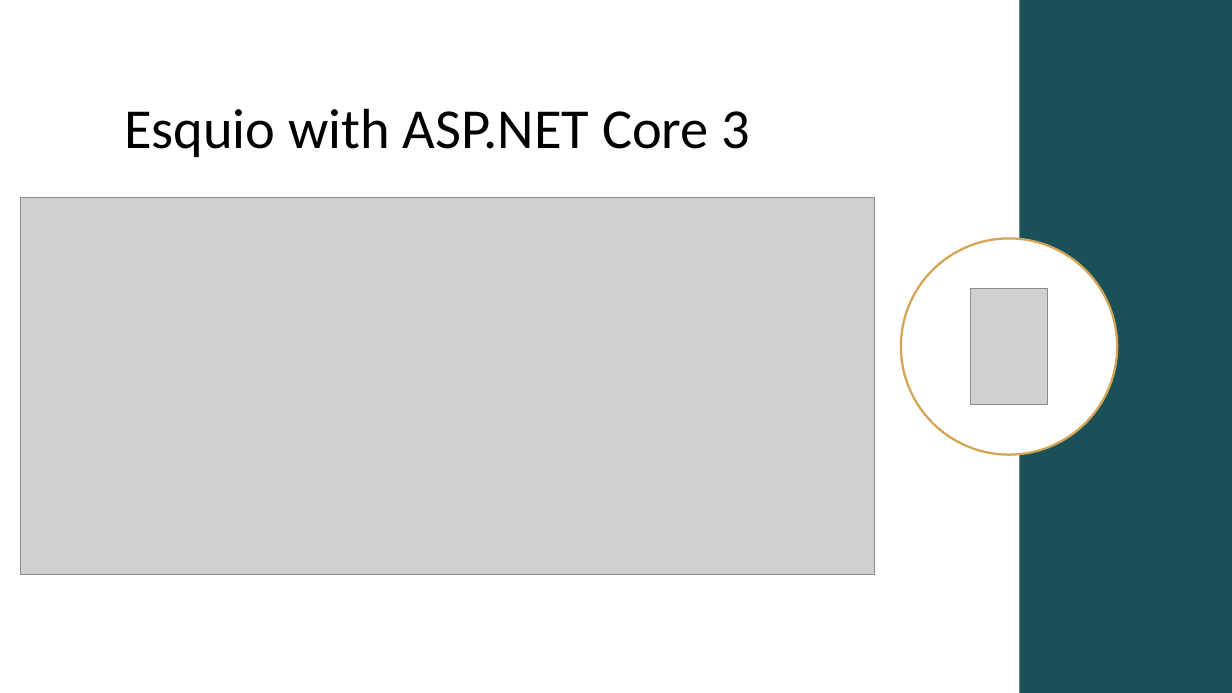
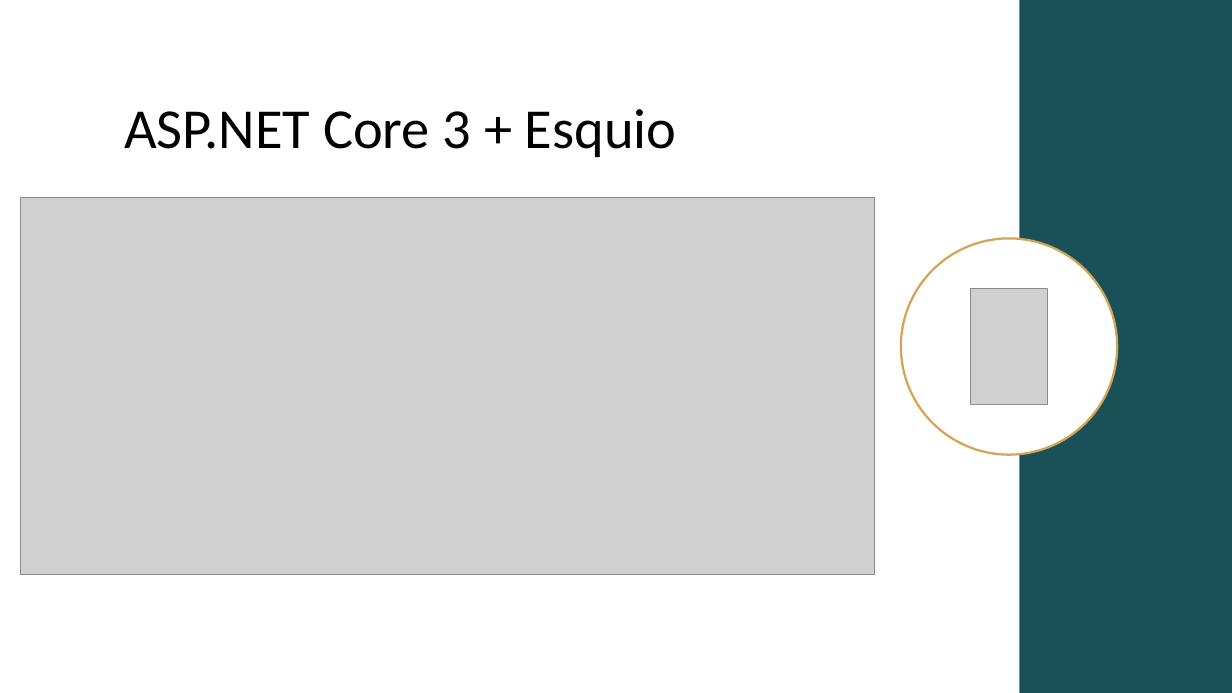
Before and after one commit to Xabaril/Esquio, a slide deck: slide 21 of docs/slides/esquio-overview-101.pptx (slide 18 before the commit). Drawn at 1232x693 pixels with LibreOffice and Linux fonts; fonts in the diff are those of the drawing; grey boxes stand for pictures. Boxes give left, top, right and bottom in pixels: in the first picture for what was removed or moved away, otherwise in the second. Text is boxed around its words. In the diff, an @@ line names an element or a change of style, - is before the commit and + after.

```diff
--- a/docs/slides/esquio-overview-101.pptx
+++ b/docs/slides/esquio-overview-101.pptx
@@ title at bbox=[124, 109, 677, 157]: text changed @@
-Esquio with ASP.NET Core 3
+ASP.NET Core 3 + Esquio
```
Also in this commit, not shown: 10 other slides changed, 6 slides added.
